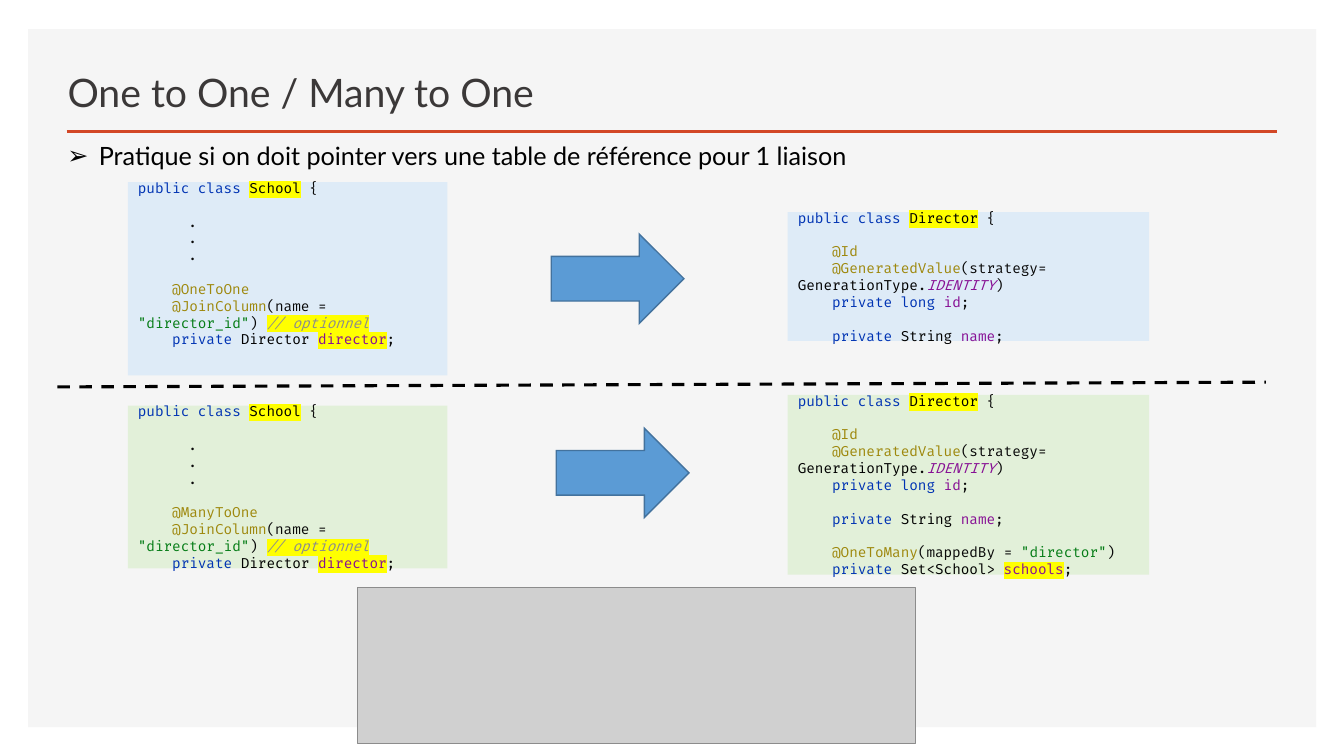
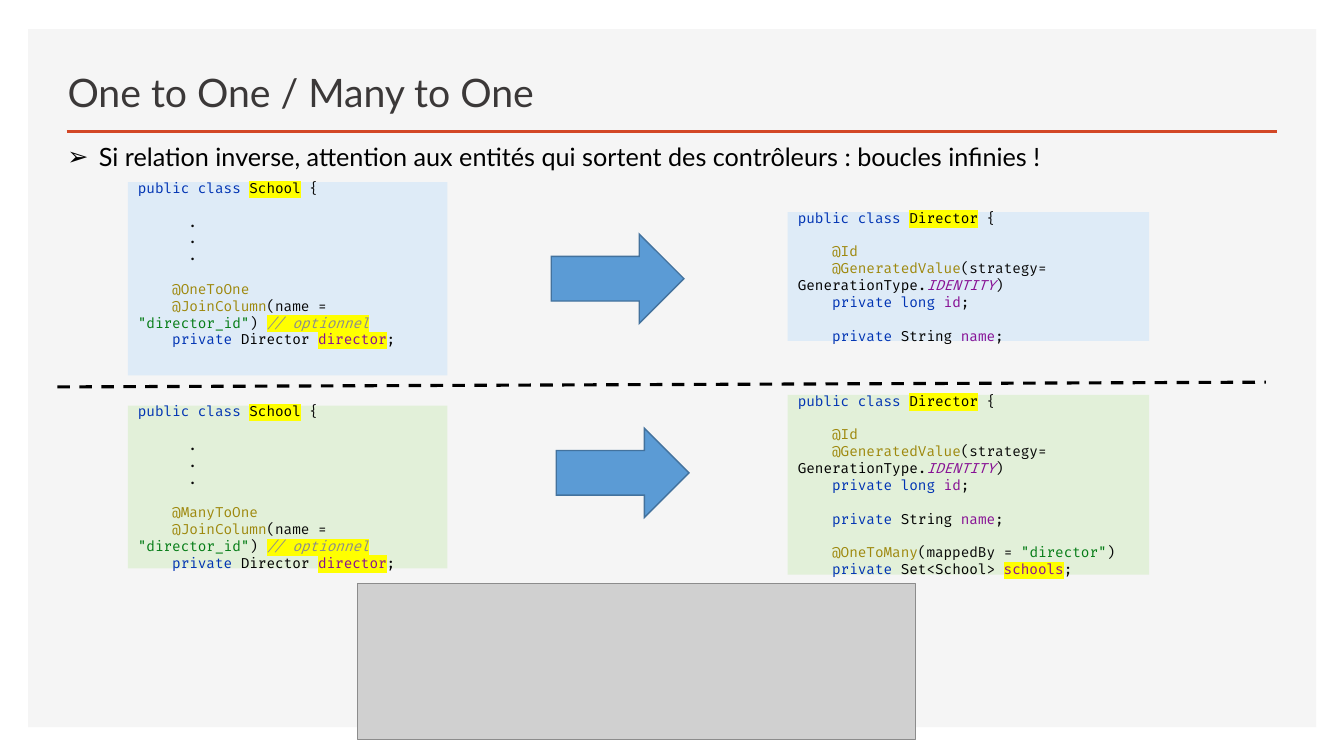
Before and after one commit to sebzuki/hibernate, a slide deck: slide 7 of JPA-HIBERNATE.pptx (slide 6 before the commit). Drawn at 1344x756 pixels with LibreOffice and Linux fonts; fonts in the diff are those of the drawing; grey boxes stand for pictures. Boxes give left, top, right and bottom in pixels: in the first picture for what was removed or moved away, otherwise in the second. Text is boxed around its words. In the diff, an @@ line names an element or a change of style, - is before the commit and + after.

```diff
--- a/JPA-HIBERNATE.pptx
+++ b/JPA-HIBERNATE.pptx
@@ text at [99, 147, 1027, 171]: text changed @@
-➢ Pratique si on doit pointer vers une table de référence pour 1 liaison
+➢ Si relation inverse, attention aux entités qui sortent des contrôleurs : boucles infinies !
@@ picture: place and size @@
-picture at [358, 588, 915, 743]
+picture at [358, 584, 915, 739]
```
Also in this commit, not shown: 9 other slides changed, 1 slide added.
